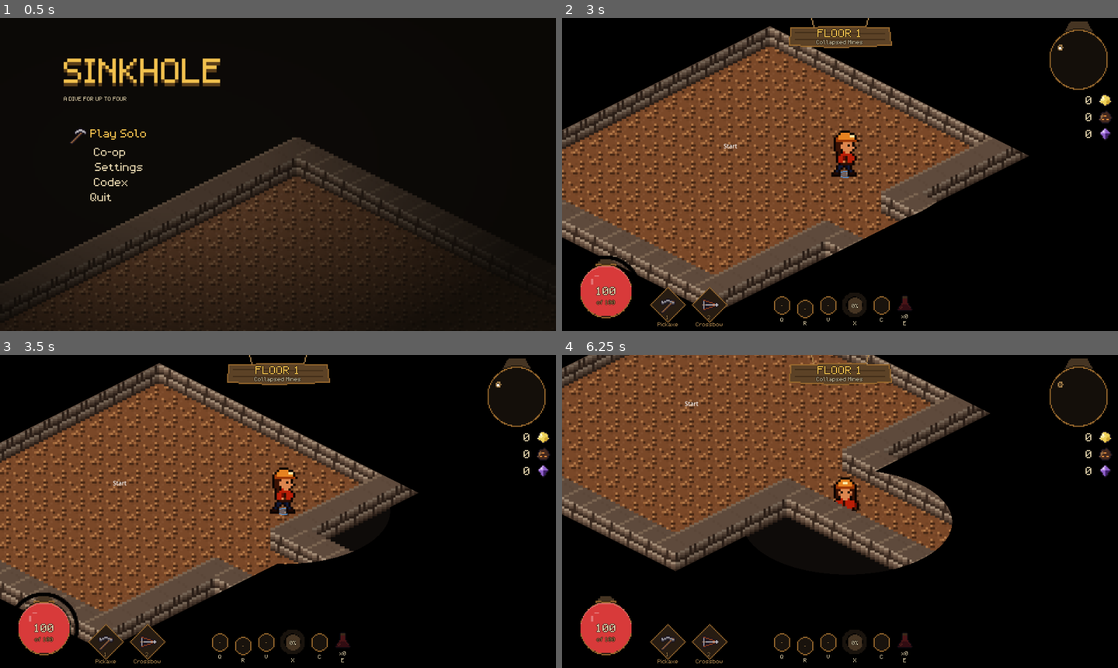
Above: before the commit, frames 1-4 (two rows, left to right).
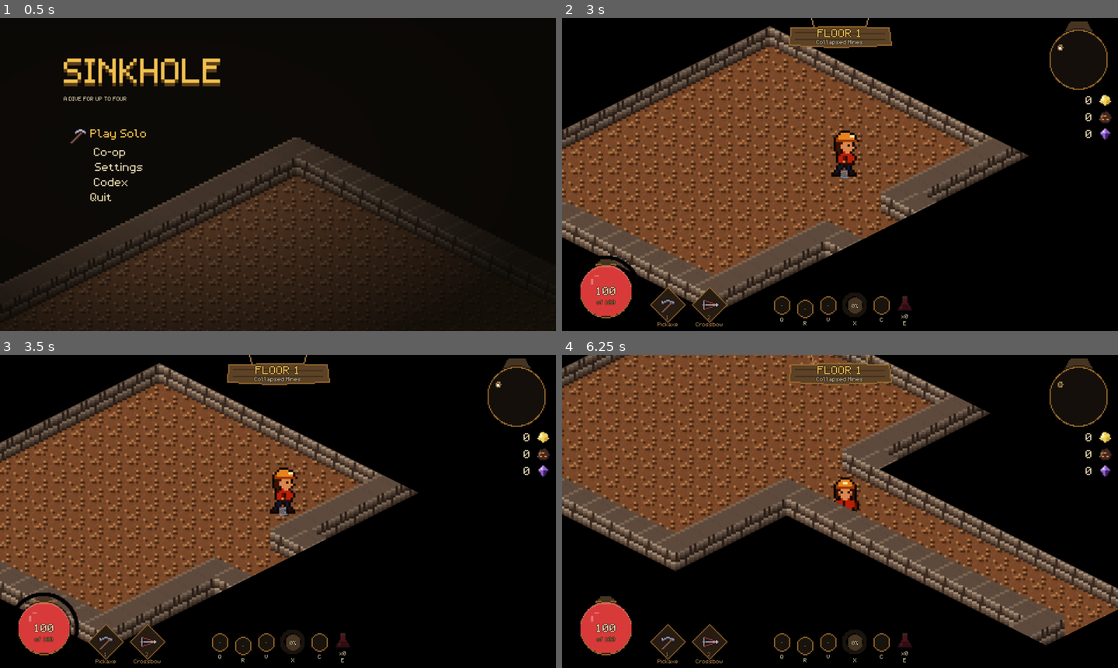
Above: after the commit, the same moments.

Repository: dsdocai-ops/terra-project
Game: Godot game, scene res://scenes/main/main.tscn
Same seed, same stepped clock (60 frames per second), same inputs: the game is played once before the commit and once after it.
Inputs (mouse positions are in pixels of both pictures, inside the frame that each line leads up to):
- Up to frame 1 (0.5 s): no input
- Up to frame 2 (3 s): click "Play Solo" at 0.5 s; tap Enter (ui_accept) at 1.25, 1.52 s; move the mouse to (962, 158) at 1.27 s; hold D (move_right) 1.28-2 s; tap Middle mouse button (ping) at 1.35 s; click (962, 158) at 1.42 s; drag from (728, 190) to (845, 174) at 2.02 s; move the mouse to (895, 105) at 2.77 s; hold D (move_right) from 2.78 s (still down); tap R (ability_2) at 2.85 s
- Up to frame 3 (3.5 s): keep holding D (move_right); tap Middle mouse button (ping) at 3.05 s
- Up to frame 4 (6.25 s): release D (move_right) at 3.5 s; drag from (812, 574) to (845, 511) at 3.52 s; move the mouse to (1006, 558) at 4.27 s; hold A (move_left) 4.28-5 s; hold Right mouse button (attack_heavy) 4.28-5 s; tap Enter (ui_accept) at 4.52 s; tap Middle mouse button (ping) at 4.55, 6.05 s; drag from (673, 464) to (840, 511) at 5.02 s; move the mouse to (867, 511) at 5.77 s; hold S (move_down) from 5.78 s (still down); tap Space (dodge) at 5.85 s; click (867, 511) at 5.92 s

Frame 1 is identical in both runs. In frame 2, less than 0.1% of the frame differs, in the area x 29-67%, y 40-64%; in frame 3, 0.6%; in frame 4, 8.6%, in the area x 22-100%, y 14-93%.

Commit message:
fix(floor-generation): hallways clear fully once entered, not a lamp circle
Co-Authored-By: Claude Sonnet 5.5 <noreply@anthropic.com>

Diff:
--- a/scenes/dungeon/floor.gd
+++ b/scenes/dungeon/floor.gd
@@ -30,6 +30,11 @@
 
 var _world: World = null
 var _fog: ColorRect = null
+## Per layout edge: the tiles of its hallway; which are cleared; the mask texture.
+var _edge_cells: Array[Dictionary] = []
+var _edge_cleared: Dictionary[int, bool] = {}
+var _corridor_mask: Image = null
+var _corridor_texture: ImageTexture = null
 
 
 ## Paints `layout` into `world`'s tile layers and builds rooms, doors and the
@@ -53,6 +58,8 @@
 	doors_by_room.clear()
 	visited.clear()
 	_fog = null
+	_edge_cells.clear()
+	_edge_cleared.clear()
 	current_room_index = -1
 
 
@@ -150,11 +157,9 @@
 	var player: Player = NetworkManager.players.get(NetworkManager.local_peer_id)
 	if player == null or not is_instance_valid(player):
 		return
-	if _fog != null:
-		var u: float = player.global_position.x / Iso.HALF_W
-		var v: float = player.global_position.y / Iso.HALF_H
-		(_fog.material as ShaderMaterial).set_shader_parameter(&"player_tile", Vector2((u + v) * 0.5 - 1.0, (v - u) * 0.5))
 	var room: Room = room_at(player.position)
+	if room == null:
+		_reveal_hallway_at(Iso.to_tile(player.position))
 	current_room_index = room.spec.index if room != null else -1
 	if room != null and not visited.has(room.spec.index):
 		_visit(room.spec.index)
@@ -187,6 +192,8 @@
 		rects.append(Vector4.ZERO)
 	material.set_shader_parameter(&"rects", rects)
 	material.set_shader_parameter(&"count", mini(layout.rooms.size(), FOG_MAX_ROOMS))
+	_build_hallway_cells()
+	material.set_shader_parameter(&"corridors", _corridor_texture)
 	_fog.material = material
 	add_child(_fog)
 	_sync_fog()
@@ -201,3 +208,33 @@
 		if index < FOG_MAX_ROOMS:
 			lit[index] = 1.0
 	(_fog.material as ShaderMaterial).set_shader_parameter(&"lit", lit)
+
+
+## Stepping into a hallway clears that whole hallway, walls included.
+func _reveal_hallway_at(cell: Vector2i) -> void:
+	for index: int in _edge_cells.size():
+		if _edge_cleared.has(index) or not _edge_cells[index].has(cell):
+			continue
+		_edge_cleared[index] = true
+		for tile: Vector2i in _edge_cells[index]:
+			for dx: int in range(-1, 2):
+				for dy: int in range(-1, 2):
+					var near: Vector2i = tile + Vector2i(dx, dy)
+					if near.x >= 0 and near.y >= 0 and near.x < FloorGenerator.GRID and near.y < FloorGenerator.GRID:
+						_corridor_mask.set_pixelv(near, Color.WHITE)
+		_corridor_texture.update(_corridor_mask)
+
+
+## The tiles each layout edge's hallway covers, from the generator's own carving.
+func _build_hallway_cells() -> void:
+	var rects: Array[Rect2i] = []
+	for spec: RoomSpec in layout.rooms:
+		rects.append(spec.rect)
+	_edge_cells.clear()
+	for edge: Vector2i in layout.edges:
+		var cells: Dictionary = {}
+		for cell: Vector2i in FloorGenerator._carve_corridors(rects, [edge]):
+			cells[cell] = true
+		_edge_cells.append(cells)
+	_corridor_mask = Image.create(FloorGenerator.GRID, FloorGenerator.GRID, false, Image.FORMAT_R8)
+	_corridor_texture = ImageTexture.create_from_image(_corridor_mask)
--- a/scenes/dungeon/fog.gdshader
+++ b/scenes/dungeon/fog.gdshader
@@ -1,15 +1,16 @@
 shader_type canvas_item;
 // Solid black over everything the local player has not entered. Room rects are
 // in tile space (edges, wall ring included); `lit` marks the entered ones.
-// Outside any room (hallways) only a small lamp around the player is clear.
+// Outside a room's floor (its wall ring counts as outside), a hallway clears (walls included) once the player has stepped
+// into it; `corridors` is a one-texel-per-tile mask of the cleared ones.
 
 const int MAX_ROOMS = 16;
+const float GRID = 96.0;
 
 uniform vec4 rects[MAX_ROOMS];
 uniform float lit[MAX_ROOMS];
 uniform int count = 0;
-uniform vec2 player_tile = vec2(0.0);
-uniform float lamp = 4.0;
+uniform sampler2D corridors : filter_nearest, repeat_disable;
 
 varying vec2 world;
 
@@ -21,7 +22,7 @@
 	float u = world.x / 32.0;
 	float v = world.y / 16.0;
 	vec2 t = vec2((u + v) * 0.5 - 1.0, (v - u) * 0.5);
-	bool in_room = false;
+	bool in_inner = false;
 	bool revealed = false;
 	for (int i = 0; i < MAX_ROOMS; i++) {
 		if (i >= count) {
@@ -29,14 +30,19 @@
 		}
 		vec4 r = rects[i];
 		if (t.x >= r.x && t.x < r.z && t.y >= r.y && t.y < r.w) {
-			in_room = true;
+			if (t.x >= r.x + 1.0 && t.x < r.z - 1.0 && t.y >= r.y + 1.0 && t.y < r.w - 1.0) {
+				in_inner = true;
+			}
 			if (lit[i] > 0.5) {
 				revealed = true;
 			}
 		}
 	}
-	if (!in_room && distance(t, player_tile) < lamp) {
-		revealed = true;
+	if (!in_inner) {
+		vec2 cell = floor(t + 0.5);
+		if (texture(corridors, (cell + 0.5) / GRID).r > 0.5) {
+			revealed = true;
+		}
 	}
 	COLOR = revealed ? vec4(0.0) : vec4(0.0, 0.0, 0.0, 1.0);
 }
--- a/scenes/dungeon/room.gd
+++ b/scenes/dungeon/room.gd
@@ -28,7 +28,6 @@
 var floor_node: Floor = null
 
 var _tracked: Dictionary[int, bool] = {}
-var _label: Label = null
 
 
 func setup(p_spec: RoomSpec, p_floor: Floor) -> void:
@@ -39,16 +38,9 @@
 	position = Iso.to_screen(p_spec.anchor)
 	# A room that never locks has nothing to clear.
 	cleared = not p_spec.locks()
-	_label = Label.new()
-	_label.position = Vector2(-48.0, -56.0)
-	_label.add_theme_font_size_override(&"font_size", 10)
-	_label.z_index = 10
-	add_child(_label)
-	_refresh_label()
 
 
 func _physics_process(_delta: float) -> void:
-	_refresh_label()
 	if not multiplayer.is_server():
 		return
 	_scan_players()
@@ -139,14 +131,3 @@
 		if Vector2(offset).length() <= EXIT_RADIUS_TILES:
 			GameState.next_floor()
 			return
-
-
-## Placeholder marker: the room type's name, with the exit's state.
-func _refresh_label() -> void:
-	if _label == null:
-		return
-	var text: String = FloorGenerator.RoomType.keys()[type].capitalize()
-	if type == FloorGenerator.RoomType.EXIT:
-		text += " (open)" if GameState.can_advance_floor() else " (sealed)"
-	if _label.text != text:
-		_label.text = text
--- a/tests/unit/test_floor_geometry.gd
+++ b/tests/unit/test_floor_geometry.gd
@@ -36,3 +36,16 @@
 	for dx: int in range(-1, 2):
 		for dy: int in range(-1, 2):
 			assert_true(cells.has(Vector2i(43 + dx, 13 + dy)), "corner cell %d,%d" % [dx, dy])
+
+
+func test_stepping_into_a_hallway_clears_all_of_it() -> void:
+	var floor_node := Floor.new()
+	add_child_autofree(floor_node)
+	floor_node.layout = _layout(42)
+	floor_node._build_hallway_cells()
+	var edge_cells: Dictionary = floor_node._edge_cells[0]
+	var first: Vector2i = edge_cells.keys()[0]
+	var last: Vector2i = edge_cells.keys()[edge_cells.size() - 1]
+	assert_eq(floor_node._corridor_mask.get_pixelv(last).r, 0.0, "dark before anyone steps in")
+	floor_node._reveal_hallway_at(first)
+	assert_eq(floor_node._corridor_mask.get_pixelv(last).r, 1.0, "the far end clears with the first step")
